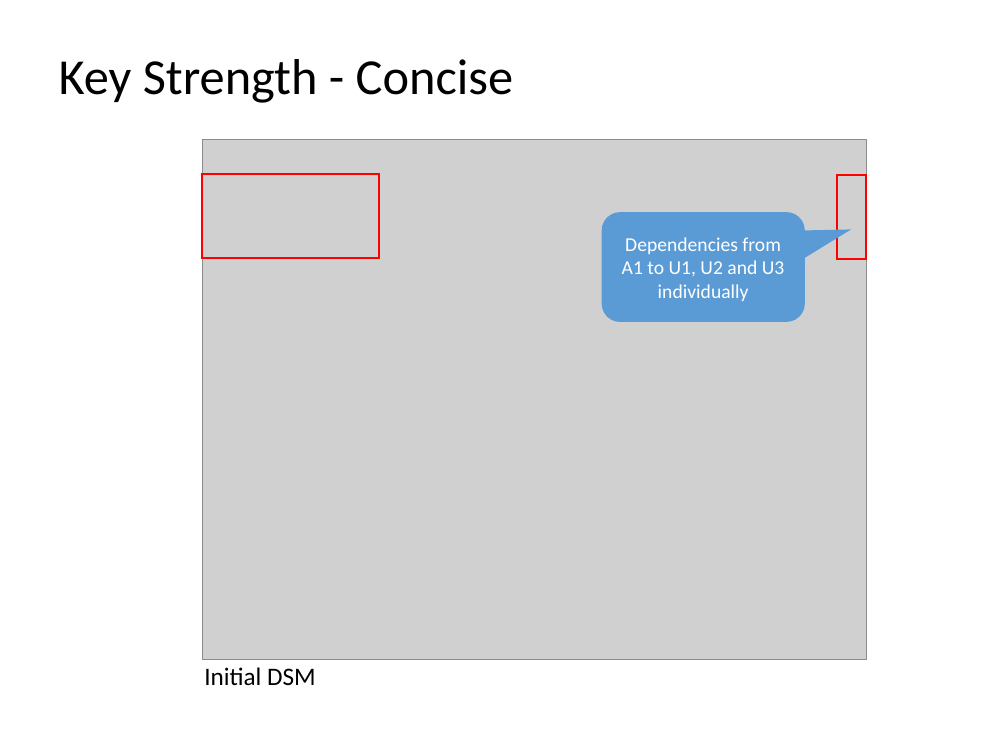
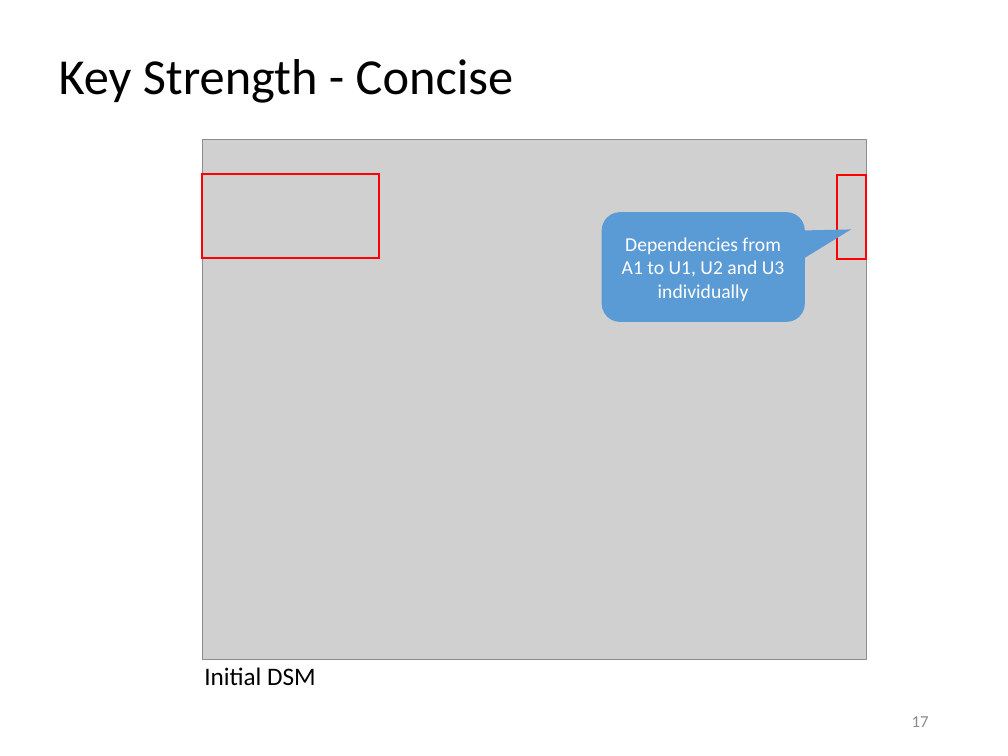
Before and after one commit to dsmsuite/dsmsuite.github.io, a slide deck: slide 17 of documents/DsmPresentation.pptx (slide 15 before the commit). Drawn at 1008x756 pixels with LibreOffice and Linux fonts; fonts in the diff are those of the drawing; grey boxes stand for pictures. Boxes give left, top, right and bottom in pixels: in the first picture for what was removed or moved away, otherwise in the second. Text is boxed around its words. In the diff, an @@ line names an element or a change of style, - is before the commit and + after.

```diff
--- a/documents/DsmPresentation.pptx
+++ b/documents/DsmPresentation.pptx
@@ page number added at bbox=[912, 716, 929, 727], 12 pt, text #8C8C8C @@
+17
```
Also in this commit, not shown: 24 other slides changed, 20 slides added, 4 slides removed.
